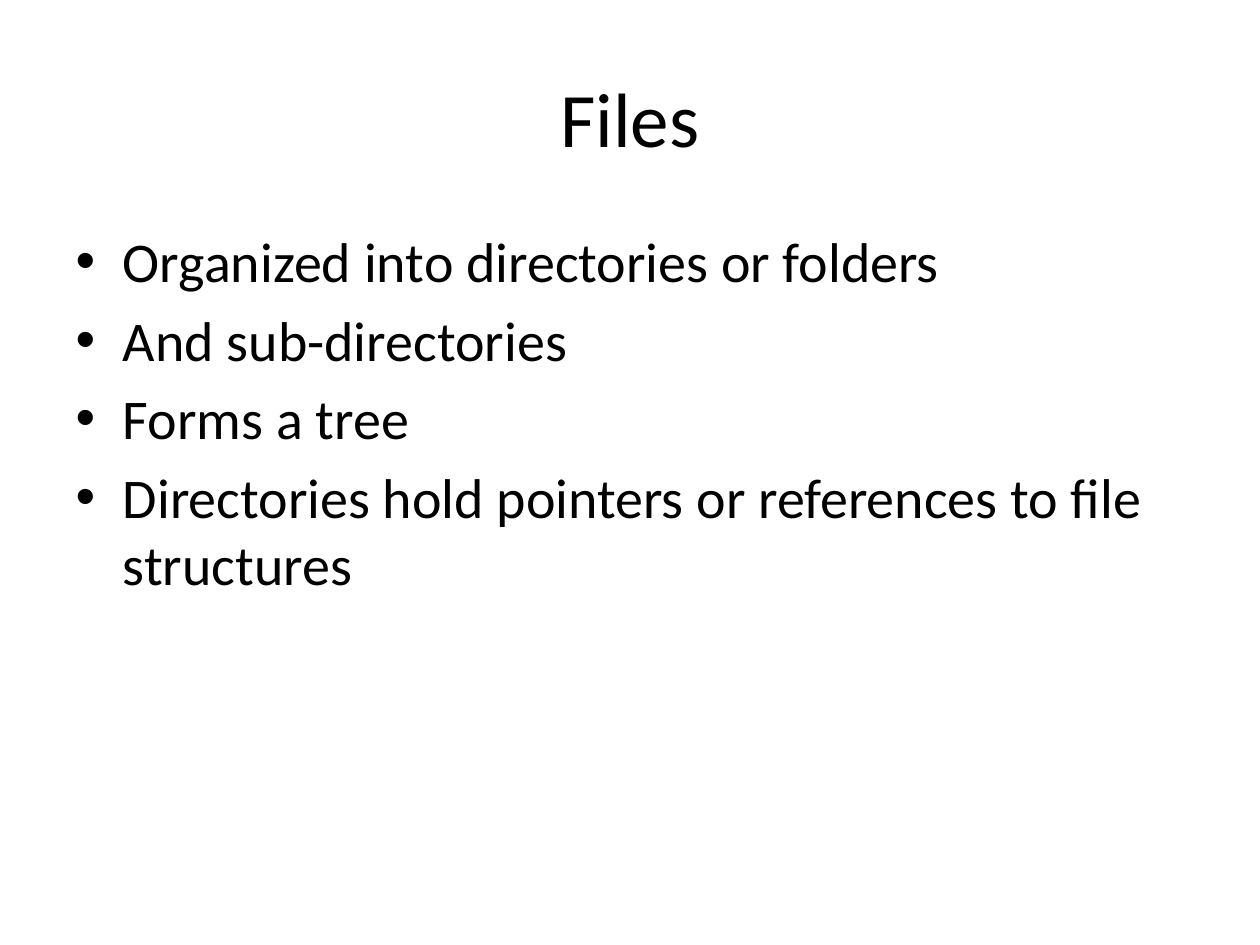
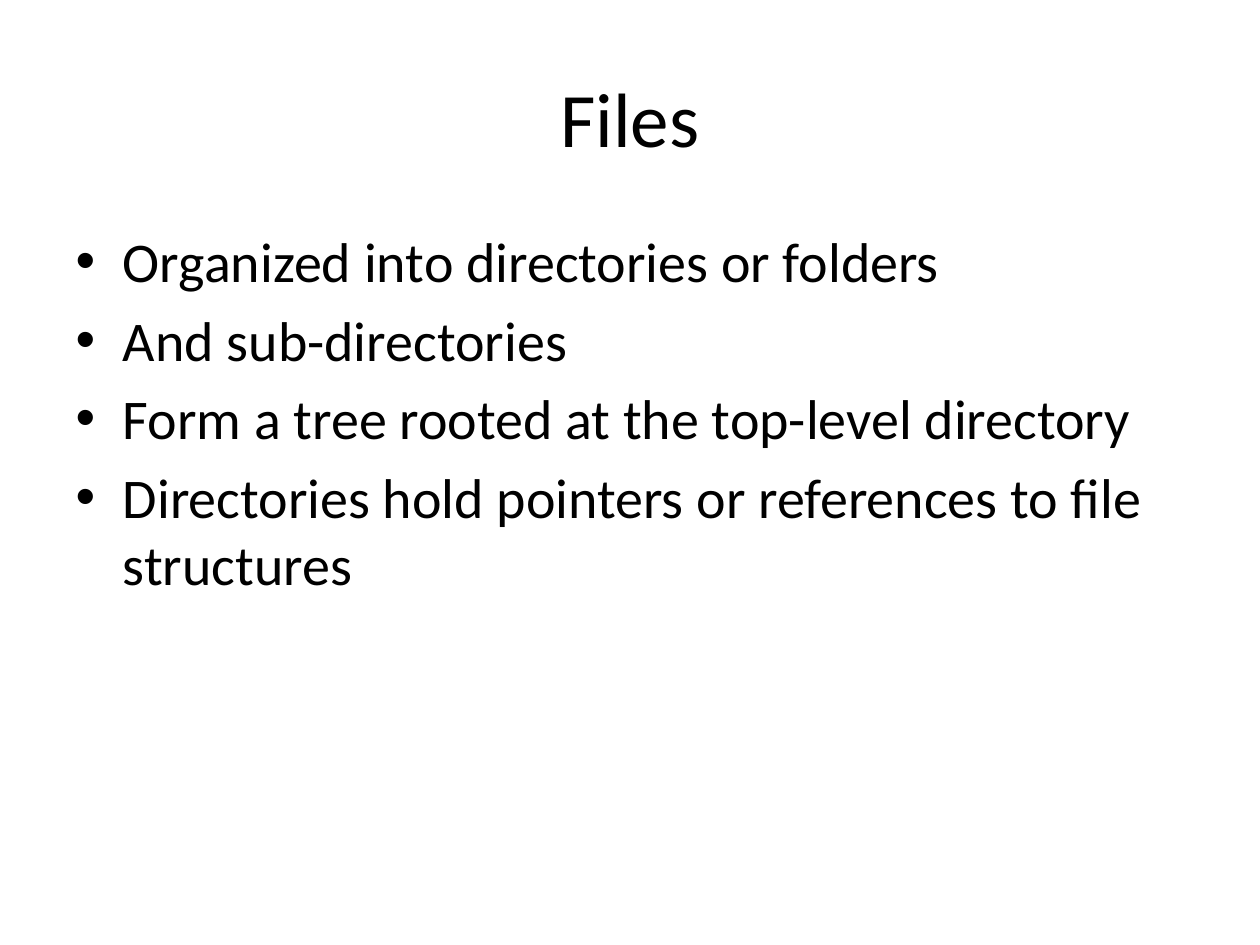
Before and after one commit to ivogeorg/cs1030, a slide deck: slide 12 of slides-steve/Chapter 04.pptx. Drawn at 1260x945 pixels with LibreOffice and Linux fonts; fonts in the diff are those of the drawing; background and template pictures are left out. Boxes give left, top, right and bottom in pixels: in the first picture for what was removed or moved away, otherwise in the second. Text is boxed around its words. In the diff, an @@ line names an element or a change of style, - is before the commit and + after.

```diff
--- a/slides-steve/Chapter 04.pptx
+++ b/slides-steve/Chapter 04.pptx
@@ text at (123,400,1130,448): text changed @@
-• Forms a tree
+• Form a tree rooted at the top-level directory
```
Also in this commit, not shown: 13 other slides changed, 5 other files.
